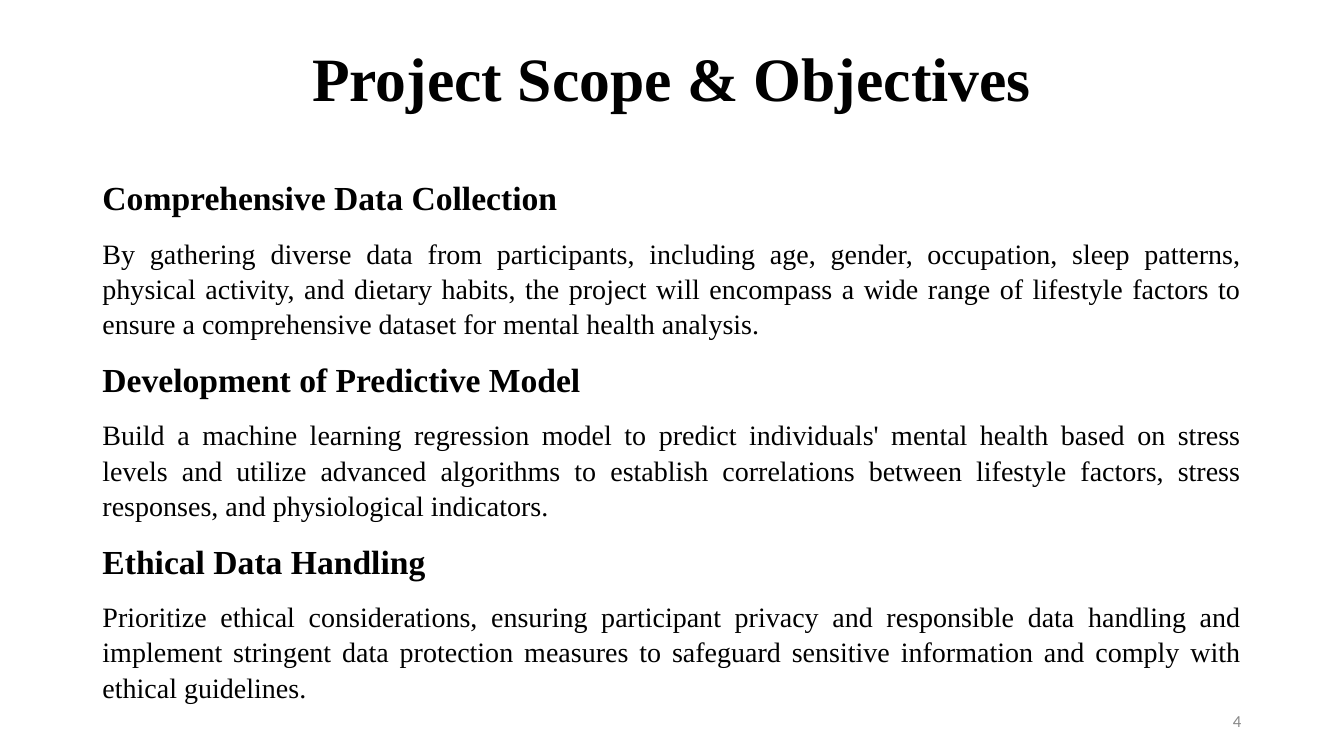
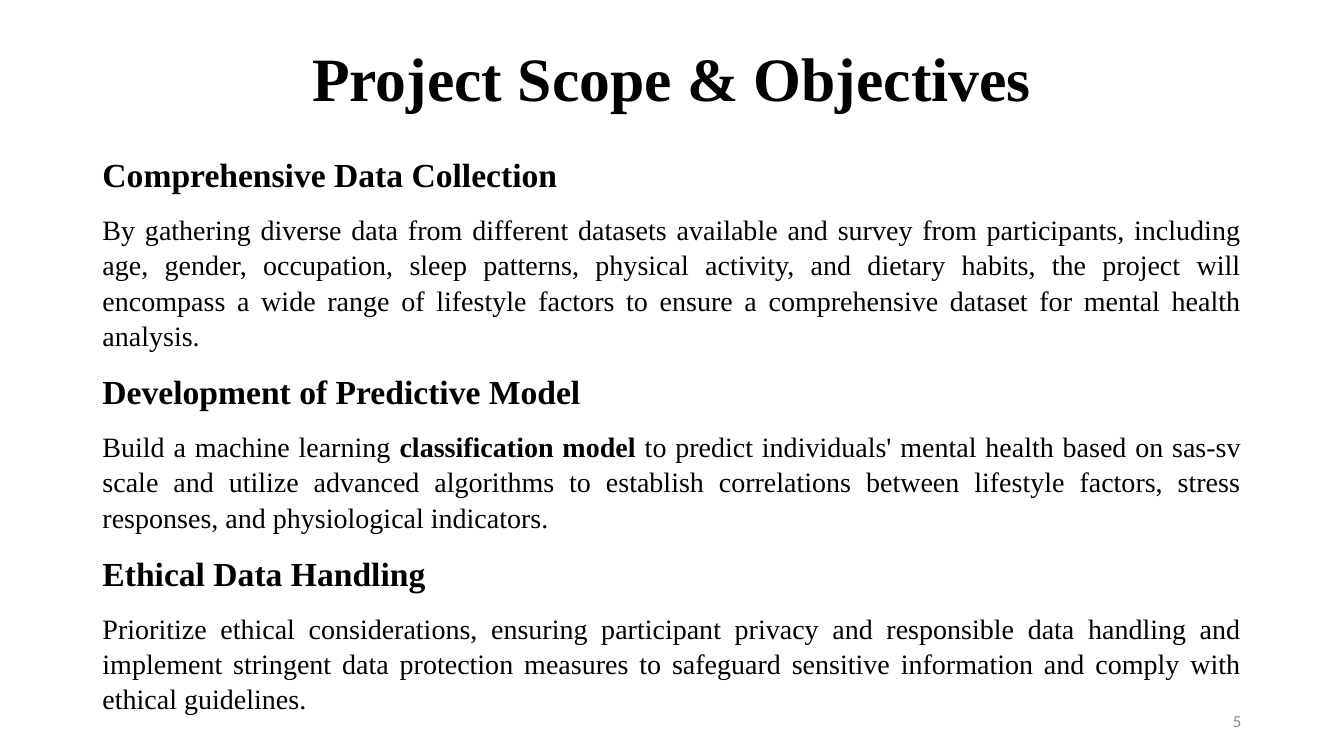
Before and after one commit to Brainskull24/Heal.ai, a slide deck: slide 5 of PPT.pptx (slide 4 before the commit). Drawn at 1344x756 pixels with LibreOffice and Linux fonts; fonts in the diff are those of the drawing; background and template pictures are left out. Boxes give left, top, right and bottom in pixels: in the first picture for what was removed or moved away, otherwise in the second. Text is boxed around its words. In the diff, an @@ line names an element or a change of style, - is before the commit and + after.

```diff
--- a/PPT.pptx
+++ b/PPT.pptx
@@ text "Comprehensive Data Collection": place and size @@
-text "Comprehensive Data Collection" at (102,186,1240,703)
+text "Comprehensive Data Collection" at (102,163,1241,715)
@@ text at (102,220,1241,352): text changed @@
-By gathering diverse data from participants, including age, gender, occupation, sleep patterns, physical activity, and dietary habits, the project will encompass a wide range of lifestyle factors to ensure a comprehensive dataset for mental health analysis.
+By gathering diverse data from different datasets available and survey from participants, including age, gender, occupation, sleep patterns, physical activity, and dietary habits, the project will encompass a wide range of lifestyle factors to ensure a comprehensive dataset for mental health analysis.
@@ text at (102,437,1240,533): text changed @@
-Build a machine learning regression model to predict individuals' mental health based on stress levels and utilize advanced algorithms to establish correlations between lifestyle factors, stress responses, and physiological indicators.
+Build a machine learning classification model to predict individuals' mental health based on sas-sv scale and utilize advanced algorithms to establish correlations between lifestyle factors, stress responses, and physiological indicators.
@@ page number at (1233,716,1241,727): text changed @@
-4
+5
```
Also in this commit, not shown: 4 other slides changed, 7 slides added, 7 other files.
